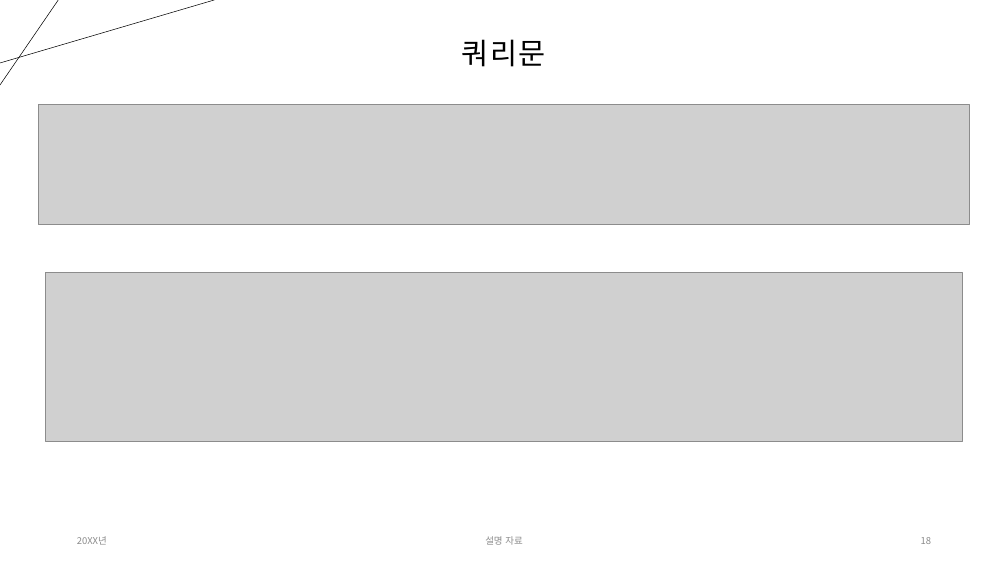
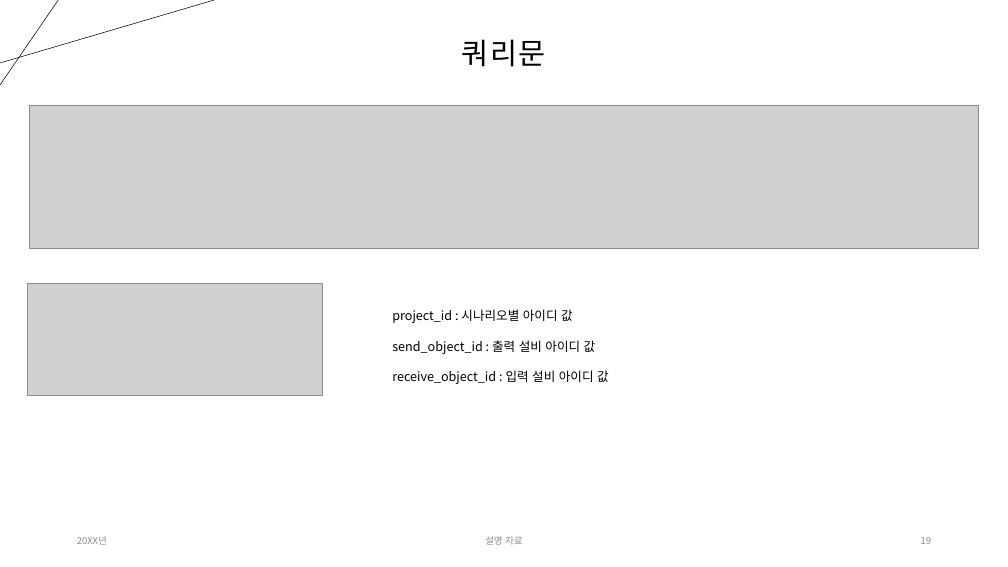
Before and after one commit to Tentailsahri/DT_FINAL_Project, a slide deck: slide 19 of 문서/시나리오에 따른 공정 시뮬레이션 발표 - 오영택.pptx (slide 18 before the commit). Drawn at 1008x567 pixels with LibreOffice and Linux fonts; fonts in the diff are those of the drawing; grey boxes stand for pictures. Boxes give left, top, right and bottom in pixels: in the first picture for what was removed or moved away, otherwise in the second. Text is boxed around its words. In the diff, an @@ line names an element or a change of style, - is before the commit and + after.

```diff
--- a/문서/시나리오에 따른 공정 시뮬레이션 발표 - 오영택.pptx
+++ b/문서/시나리오에 따른 공정 시뮬레이션 발표 - 오영택.pptx
@@ picture: place and size @@
-picture at (39,105,970,225)
+picture at (29,105,979,249)
@@ picture added at (28,284,323,395) @@
@@ picture removed at (45,272,963,441) @@
@@ text added at (392,309,609,384), 12 pt, text #000000 @@
+project_id : 시나리오별 아이디 값
+send_object_id : 출력 설비 아이디 값
+receive_object_id : 입력 설비 아이디 값
```
Also in this commit, not shown: 2 other slides changed, 2 slides added.
